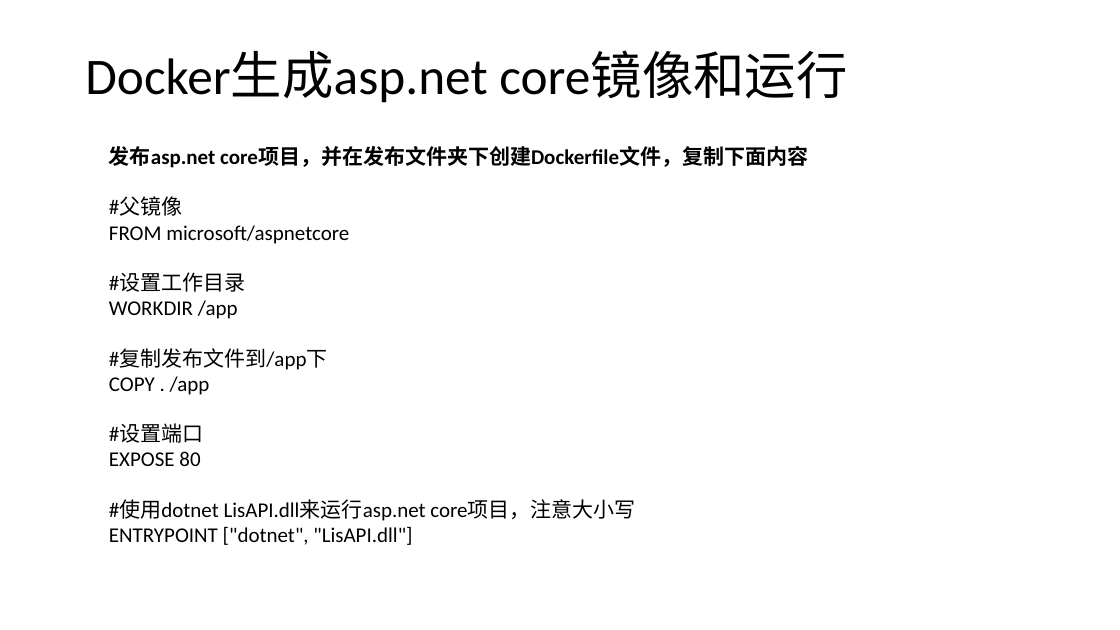
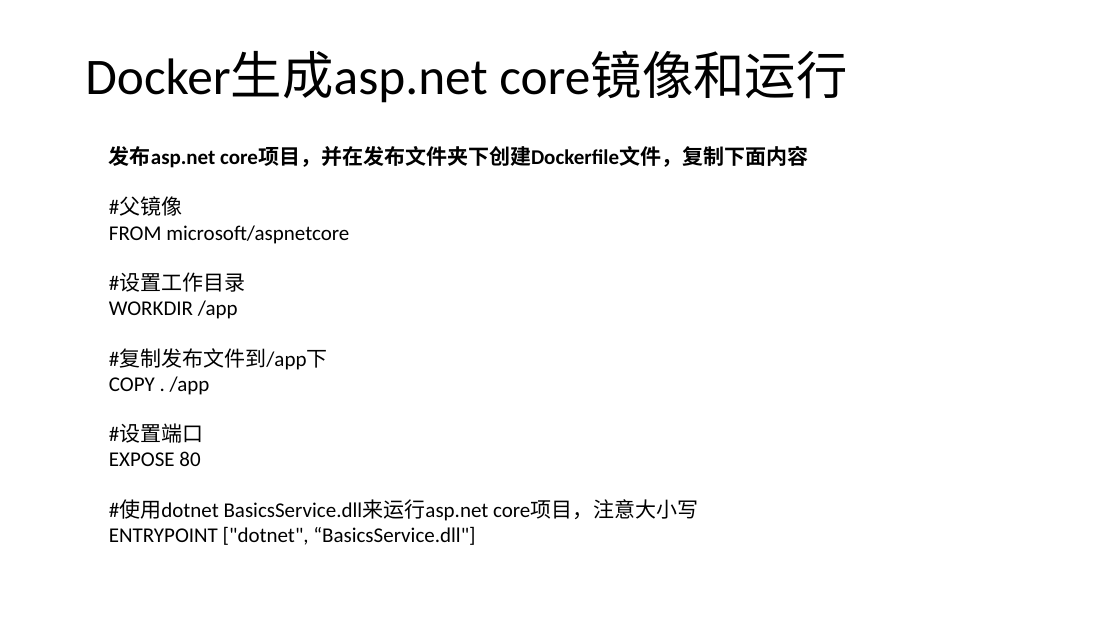
Before and after one commit to axzxs2001/HisMicroserviceSample, a slide deck: slide 40 of HisMicroserviceSample/Doc/基于.net core微服务.pptx (slide 39 before the commit). Drawn at 1120x630 pixels with LibreOffice and Linux fonts; fonts in the diff are those of the drawing; background and template pictures are left out. Boxes give left, top, right and bottom in pixels: in the first picture for what was removed or moved away, otherwise in the second. Text is boxed around its words. In the diff, an @@ line names an element or a change of style, - is before the commit and + after.

Commit message:
更新PPT 添加BasicsService dockerfile文件

```diff
--- a/HisMicroserviceSample/Doc/基于.net core微服务.pptx
+++ b/HisMicroserviceSample/Doc/基于.net core微服务.pptx
@@ text at <box>109,499,698,545</box>: text changed @@
-#使用dotnet LisAPI.dll来运行asp.net core项目，注意大小写
-ENTRYPOINT ["dotnet", "LisAPI.dll"]
+#使用dotnet BasicsService.dll来运行asp.net core项目，注意大小写
+ENTRYPOINT ["dotnet", “BasicsService.dll"]
```
Also in this commit, not shown: 1 other slide changed, 4 slides added, 3 slides removed, 4 other files.
